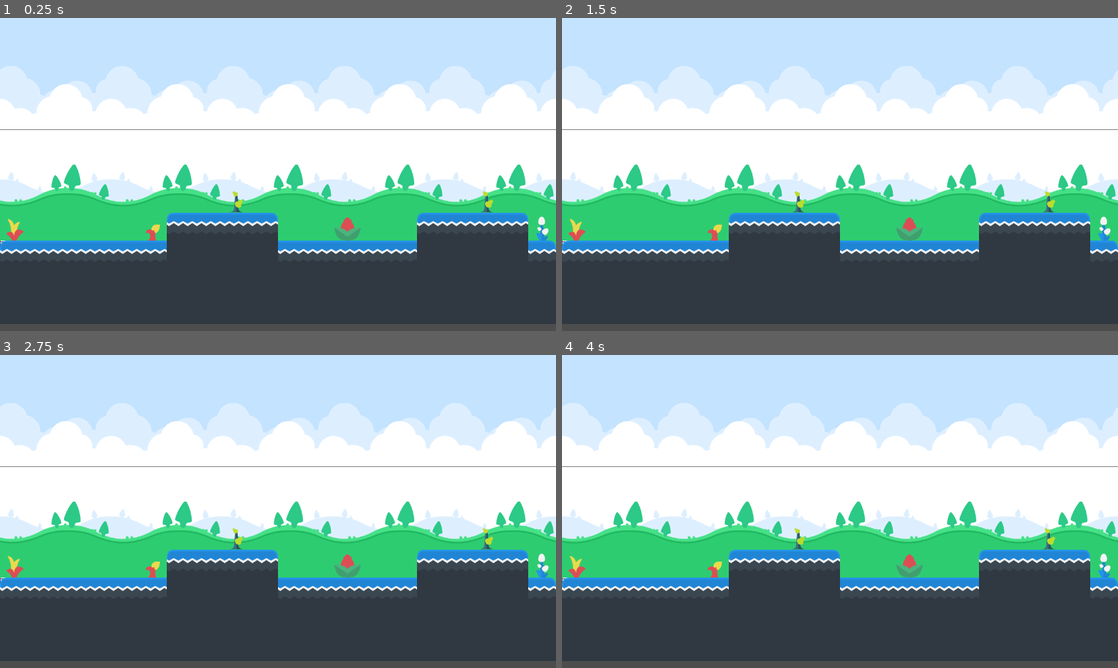
Above: before the commit, frames 1-4 (two rows, left to right).
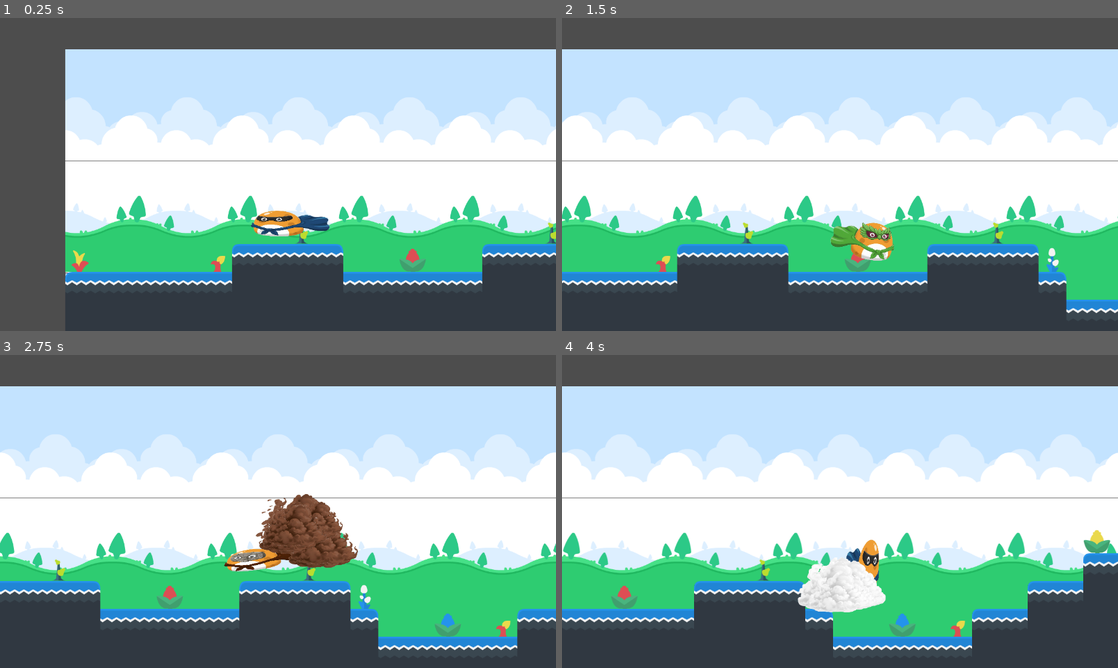
Above: after the commit, the same moments.

Repository: uging/ggj2026
Game: Godot game, scene res://levels/basic_level.tscn
Same seed, same stepped clock (60 frames per second), same inputs: the game is played once before the commit and once after it. The project has no main scene, so this scene is started directly.
Inputs:
- Up to frame 1 (0.25 s): no input
- Up to frame 2 (1.5 s): tap Enter at 0.5 s; hold D (move_right, bound only after the commit) from 0.53 s (still down); tap 1 at 0.6 s; tap Space at 0.77, 1.07 s; tap 2 at 0.8, 1.35 s
- Up to frame 3 (2.75 s): tap Space at 1.52, 1.82 s; tap 3 at 1.55, 2.1 s; release D (move_right, bound only after the commit) at 2.03 s; hold A (move_left, bound only after the commit) from 2.03 s (still down); tap 4 at 2.3 s
- Up to frame 4 (4 s): release A (move_left, bound only after the commit) at 2.78 s; hold D (move_right, bound only after the commit) from 2.78 s (still down); tap 4 at 2.85 s; tap Space at 3.02, 3.05, 3.32 s; hold Space from 3.53 s (still down); tap 1 at 3.8 s

The runs differ from the first frame. In frame 1, 60% of the frame differs, in the area x 0-100%, y 0-100%; in frame 2, 55%; in frame 3, 57%; in frame 4, 57%.

Commit message:
player initial

Diff:
--- a/levels/basic_level.tscn
+++ b/levels/basic_level.tscn
@@ -1,7 +1,8 @@
-[gd_scene load_steps=7 format=4 uid="uid://cywrg0bjuyd0q"]
+[gd_scene load_steps=8 format=4 uid="uid://cywrg0bjuyd0q"]
 
 [ext_resource type="Texture2D" uid="uid://fi37jk1jjf4u" path="res://resources/spritesheet-backgrounds-default.png" id="1_x83mk"]
 [ext_resource type="Texture2D" uid="uid://co4nqst4qm0h1" path="res://resources/tilesheet_complete.png" id="2_h6lqb"]
+[ext_resource type="PackedScene" uid="uid://p6cwmp2367e6" path="res://player.tscn" id="3_h6lqb"]
 
 [sub_resource type="TileSetAtlasSource" id="TileSetAtlasSource_jxqax"]
 texture = ExtResource("1_x83mk")
@@ -538,3 +539,6 @@
 [node name="MainGround" type="TileMapLayer" parent="."]
 tile_map_data = PackedByteArray("AAAAAAgAAAABAAYAAAABAAgAAAACAAYAAAACAAgAAAACAAYAAAADAAgAAAACAAYAAAAEAAgAAAACAAYAAAAFAA …(3072 unchanged characters)…
 tile_set = SubResource("TileSet_lc1pu")
+
+[node name="Player" parent="." instance=ExtResource("3_h6lqb")]
+position = Vector2(490, 379)
--- /dev/null
+++ b/maintest.tscn
@@ -0,0 +1,68 @@
+[gd_scene load_steps=4 format=3 uid="uid://3pgikbo28dhq"]
+
+[ext_resource type="PackedScene" uid="uid://p6cwmp2367e6" path="res://player.tscn" id="1_32u8w"]
+
+[sub_resource type="RectangleShape2D" id="RectangleShape2D_sweqy"]
+size = Vector2(7244, 43)
+
+[sub_resource type="RectangleShape2D" id="RectangleShape2D_2hs0m"]
+size = Vector2(147, 333)
+
+[node name="Main" type="Node2D"]
+
+[node name="Floor" type="StaticBody2D" parent="."]
+
+[node name="CollisionShape2D" type="CollisionShape2D" parent="Floor"]
+position = Vector2(321, 608)
+shape = SubResource("RectangleShape2D_sweqy")
+
+[node name="ColorRect" type="ColorRect" parent="Floor"]
+offset_left = -3375.0
+offset_top = 582.0
+offset_right = 3902.0
+offset_bottom = 636.0
+
+[node name="Player" parent="." instance=ExtResource("1_32u8w")]
+position = Vector2(482, 539)
+
+[node name="Wall1" type="StaticBody2D" parent="."]
+position = Vector2(5, -1)
+
+[node name="Wall1Collision" type="CollisionShape2D" parent="Wall1"]
+position = Vector2(-83.5, 415.5)
+shape = SubResource("RectangleShape2D_2hs0m")
+
+[node name="ColorRect" type="ColorRect" parent="Wall1"]
+offset_left = -161.0
+offset_top = 249.0
+offset_right = -6.0
+offset_bottom = 584.0
+color = Color(0.66071093, 0.4625696, 0.25376594, 1)
+
+[node name="Wall2" type="StaticBody2D" parent="."]
+position = Vector2(353, -149)
+
+[node name="Wall1Collision" type="CollisionShape2D" parent="Wall2"]
+position = Vector2(-83.5, 415.5)
+shape = SubResource("RectangleShape2D_2hs0m")
+
+[node name="ColorRect" type="ColorRect" parent="Wall2"]
+offset_left = -161.0
+offset_top = 249.0
+offset_right = -6.0
+offset_bottom = 584.0
+color = Color(0.66071093, 0.4625696, 0.25376594, 1)
+
+[node name="Wall3" type="StaticBody2D" parent="."]
+position = Vector2(0, -560)
+
+[node name="Wall1Collision" type="CollisionShape2D" parent="Wall3"]
+position = Vector2(-83.5, 415.5)
+shape = SubResource("RectangleShape2D_2hs0m")
+
+[node name="ColorRect" type="ColorRect" parent="Wall3"]
+offset_left = -161.0
+offset_top = 249.0
+offset_right = -6.0
+offset_bottom = 584.0
+color = Color(0.66071093, 0.4625696, 0.25376594, 1)
--- /dev/null
+++ b/player.gd
@@ -0,0 +1,193 @@
+extends CharacterBody2D
+
+# --- References ---
+@onready var visuals = $Visuals
+@onready var goma = $Visuals/Goma
+@onready var mask = $Visuals/Mask
+@onready var cape = $Visuals/Cape
+@onready var smoke = $Visuals/Smoke
+
+# --- Movement & Gummy Stats ---
+@export var speed := 460.0
+@export var jump_force_base := 400.0
+@export var max_jump_multiplier := 1.8
+@export var ground_friction_factor := 5.0
+@export var gravity := 1500.0
+
+var charge_time := 0.0
+var is_charging := false
+var is_facing_right := false
+var current_set_id : int = 1
+var has_mask := true
+
+# --- Gum Ability Stats ---
+var gum_charges := 3
+var max_gum_charges := 3
+var is_sticking := false
+var stick_timer := 0.0
+var charge_recovery_timer := 0.0
+
+@export var wall_stick_duration := 0.6  # How long he stays stuck (seconds)
+@export var charge_cooldown := 3.0      # Seconds to refill ONE charge
+
+# --- Equipment Sets ---
+var equipment_sets = {
+	1: { "mask": preload("res://assets/character/mask_default.png"), "cape": preload("res://assets/character/cape_default.png"), "mask_pos": Vector2(-6, -17), "mask_scale": Vector2(0.114, 0.122), "smoke_tex": preload("res://assets/character/smoke_default.png") },
+	2: { "mask": preload("res://assets/character/mask_feather.png"), "cape": preload("res://assets/character/cape_feather.png"), "mask_pos": Vector2(-2, -22), "mask_scale": Vector2(0.216, 0.208), "smoke_tex": preload("res://assets/character/smoke_feather.png") },
+	3: { "mask": preload("res://assets/character/mask_gum.png"), "cape": preload("res://assets/character/cape_gum.png"), "mask_pos": Vector2(-7, -13), "mask_scale": Vector2(0.134, 0.165), "smoke_tex": preload("res://assets/character/smoke_gum.png") },
+	4: { "mask": preload("res://assets/character/mask_rock.png"), "cape": preload("res://assets/character/cape_rock.png"), "mask_pos": Vector2(-7, -14), "mask_scale": Vector2(0.151, 0.132), "smoke_tex": preload("res://assets/character/smoke_rock.png") }
+}
+
+func _ready() -> void:
+	# Idle Bobbing Logic
+	var tween = create_tween().set_loops().set_ease(Tween.EASE_IN_OUT).set_trans(Tween.TRANS_SINE)
+	tween.tween_property(visuals, "position:y", -5.0, 0.8).as_relative()
+	tween.tween_property(visuals, "position:y", 5.0, 0.8).as_relative()
+
+func _physics_process(delta: float) -> void:
+	# --- 1. INPUT DETECTION ---
+	var input_vector := Vector2(
+		Input.get_action_strength("move_right") - Input.get_action_strength("move_left"),
+		Input.get_action_strength("move_down") - Input.get_action_strength("move_up")
+	)
+
+	# --- 2. GUM RESOURCE MANAGEMENT (Gum Mask ID 3) ---
+	if gum_charges < max_gum_charges:
+		charge_recovery_timer += delta
+		if charge_recovery_timer >= charge_cooldown:
+			gum_charges += 1
+			charge_recovery_timer = 0.0
+			# print("Gum Charge Refilled! Current: ", gum_charges)
+
+	# --- 3. WALL STICK LOGIC (Gum Mask ID 3 only) ---
+	# We check if Goma is touching a wall, in the air, and pushing toward the wall
+	if current_set_id == 3 and is_on_wall() and not is_on_floor():
+		# Only stick if moving toward the wall or holding a direction
+		if abs(input_vector.x) > 0.1:
+			if gum_charges > 0 and not is_sticking:
+				start_wall_stick()
+
+	# --- 4. GRAVITY & STATE HANDLING ---
+	if is_sticking:
+		velocity = Vector2.ZERO # Stop all movement while stuck
+		stick_timer -= delta
+
+		# Visual: Flatten Goma against the wall vertically
+		var flip_mult = -1.0 if is_facing_right else 1.0
+		visuals.scale.x = 0.7 * flip_mult
+		visuals.scale.y = 1.3
+
+		# Release if time runs out, he hits the floor, or jumps
+		if stick_timer <= 0 or is_on_floor():
+			stop_wall_stick()
+	else:
+		# Apply normal gravity if not sticking
+		if not is_on_floor():
+			velocity.y += gravity * delta
+
+	# --- 5. SNAPPY FLIP TRACKER ---
+	if input_vector.x > 0: is_facing_right = true
+	elif input_vector.x < 0: is_facing_right = false
+	var flip_dir = -1.0 if is_facing_right else 1.0
+
+	# --- 6. JUMP CHARGING (Floor or Wall) ---
+	# We allow charging if on floor OR currently sticking to a wall
+	if Input.is_key_pressed(KEY_SPACE) and (is_on_floor() or is_sticking):
+		is_charging = true
+		charge_time = min(charge_time + delta * 2.0, 1.0)
+
+		# If we start charging while on a wall, stop the "stick" but stay in place
+		if is_sticking:
+			is_sticking = false
+
+		# Visual Squish
+		visuals.scale.y = lerp(visuals.scale.y, 0.4, 10 * delta)
+		visuals.scale.x = 1.6 * flip_dir
+		velocity.x = lerp(velocity.x, 0.0, 10 * delta)
+
+	elif is_charging:
+		# --- 7. PERFORM LAUNCH ---
+		var jump_direction = Vector2(input_vector.x, -1.5).normalized()
+		var power_boost = 1.8 if current_set_id == 3 else 1.0
+		var max_speed_cap = 1300.0 if current_set_id == 3 else 800.0
+
+		var final_force = (jump_force_base * (1.0 + charge_time * max_jump_multiplier)) * power_boost
+		velocity = jump_direction * min(final_force, max_speed_cap)
+
+		apply_launch_stretch(flip_dir)
+		charge_time = 0.0
+		is_charging = false
+
+	# --- 8. NORMAL MOVEMENT ---
+	if not is_charging and not is_sticking:
+		var target_speed = input_vector.x * speed
+		# Use lower friction in the air
+		velocity.x = lerp(velocity.x, target_speed, (10 if is_on_floor() else 3) * delta)
+
+		visuals.rotation = lerp(visuals.rotation, velocity.x * 0.0004, 5 * delta)
+
+		# Gummy scale based on speed
+		var stretch_factor = abs(velocity.x) * 0.0002
+		visuals.scale.x = (1.0 + stretch_factor) * flip_dir
+		visuals.scale.y = lerp(visuals.scale.y, 1.0 - stretch_factor, 10 * delta)
+
+	# --- 9. EXECUTE MOVEMENT & LANDING ---
+	var was_in_air = not is_on_floor()
+	move_and_slide() #
+
+	if was_in_air and is_on_floor():
+		apply_landing_squash() #
+
+# --- Helper Functions ---
+
+func change_set(id: int):
+	if id == current_set_id: return
+	if has_mask and equipment_sets.has(id):
+		current_set_id = id
+		var new_data = equipment_sets[id] # Fixed Shadowing
+
+		smoke.texture = new_data["smoke_tex"]
+		smoke.emitting = true
+		smoke.restart() #
+
+		await get_tree().create_timer(0.1).timeout
+		mask.texture = new_data["mask"]
+		mask.position = new_data["mask_pos"]
+		mask.scale = new_data["mask_scale"]
+		cape.texture = new_data["cape"]
+
+func apply_launch_stretch(f_dir: float):
+	var tween = create_tween()
+	# Stretch tall and thin on takeoff
+	tween.tween_property(visuals, "scale", Vector2(0.6 * f_dir, 1.6), 0.1)
+	tween.tween_property(visuals, "scale", Vector2(1.0 * f_dir, 1.0), 0.5).set_trans(Tween.TRANS_ELASTIC)
+
+func apply_landing_squash():
+	var tween = create_tween()
+	var flip_mult = -1.0 if is_facing_right else 1.0
+
+	# 1. Squash down (wider and shorter)
+	tween.tween_property(visuals, "scale", Vector2(1.4 * flip_mult, 0.6), 0.1)
+
+	# 2. Bounce back to normal size with an elastic "boing"
+	tween.tween_property(visuals, "scale", Vector2(1.0 * flip_mult, 1.0), 0.5).set_trans(Tween.TRANS_ELASTIC)
+
+func _input(event: InputEvent) -> void:
+	if event is InputEventKey and event.pressed:
+		match event.keycode:
+			KEY_1: change_set(1)
+			KEY_2: change_set(2)
+			KEY_3: change_set(3)
+			KEY_4: change_set(4)
+
+func start_wall_stick():
+	is_sticking = true
+	stick_timer = wall_stick_duration
+	gum_charges -= 1
+	charge_recovery_timer = 0.0 # Reset recovery whenever a charge is used
+	print("Stuck! Charges left: ", gum_charges)
+
+func stop_wall_stick():
+	is_sticking = false
+	# Return to normal scale gummy-style
+	apply_landing_squash()
--- /dev/null
+++ b/player.tscn
@@ -0,0 +1,57 @@
+[gd_scene load_steps=8 format=3 uid="uid://p6cwmp2367e6"]
+
+[ext_resource type="Script" uid="uid://b6rdjrcc6bssu" path="res://player.gd" id="1_mehiu"]
+[ext_resource type="Texture2D" uid="uid://5n84e57l8sk4" path="res://assets/character/goma.png" id="2_mehiu"]
+[ext_resource type="Texture2D" uid="uid://7nwjf0eqcdu5" path="res://assets/character/cape_default.png" id="3_i1wwn"]
+[ext_resource type="Texture2D" uid="uid://c7410lk0nipo" path="res://assets/character/mask_default.png" id="4_51p13"]
+[ext_resource type="Texture2D" uid="uid://dpqh70kurppi0" path="res://assets/character/smoke_default.png" id="5_sweqy"]
+
+[sub_resource type="CircleShape2D" id="CircleShape2D_i1wwn"]
+radius = 45.01111
+
+[sub_resource type="ParticleProcessMaterial" id="ParticleProcessMaterial_2hs0m"]
+particle_flag_disable_z = true
+spread = 180.0
+initial_velocity_min = 80.0
+initial_velocity_max = 120.0
+gravity = Vector3(0, -10, 0)
+scale_min = 0.099999994
+scale_max = 0.19999999
+
+[node name="Player" type="CharacterBody2D"]
+script = ExtResource("1_mehiu")
+
+[node name="CollisionShape2D" type="CollisionShape2D" parent="."]
+visible = false
+position = Vector2(-1, 1)
+shape = SubResource("CircleShape2D_i1wwn")
+
+[node name="Visuals" type="Node2D" parent="."]
+
+[node name="Goma" type="Sprite2D" parent="Visuals"]
+position = Vector2(0.9999995, 1.1368684e-13)
+scale = Vector2(0.16635859, 0.17357141)
+texture = ExtResource("2_mehiu")
+
+[node name="Cape" type="Sprite2D" parent="Visuals"]
+position = Vector2(21.374989, 6.124999)
+scale = Vector2(0.17177723, 0.19474393)
+texture = ExtResource("3_i1wwn")
+
+[node name="Mask" type="Sprite2D" parent="Visuals"]
+position = Vector2(-6, -17)
+scale = Vector2(0.11363637, 0.12228259)
+texture = ExtResource("4_51p13")
+
+[node name="Smoke" type="GPUParticles2D" parent="Visuals"]
+emitting = false
+amount = 12
+texture = ExtResource("5_sweqy")
+lifetime = 0.6
+one_shot = true
+explosiveness = 1.0
+process_material = SubResource("ParticleProcessMaterial_2hs0m")
+
+[node name="Camera2D" type="Camera2D" parent="."]
+limit_bottom = 648
+position_smoothing_enabled = true
--- a/project.godot
+++ b/project.godot
@@ -18,3 +18,26 @@
 
 window/size/viewport_width=1280
 window/size/viewport_height=720
+
+[input]
+
+move_up={
+"deadzone": 0.2,
+"events": [Object(InputEventKey,"resource_local_to_scene":false,"resource_name":"","device":-1,"window_id":0,"alt_pressed":false,"shift_pressed":false,"ctrl_pressed":false,"meta_pressed":false,"pressed":false,"keycode":0,"physical_keycode":87,"key_label":0,"unicode":119,"location":0,"echo":false,"script":null)
+]
+}
+move_down={
+"deadzone": 0.2,
+"events": [Object(InputEventKey,"resource_local_to_scene":false,"resource_name":"","device":-1,"window_id":0,"alt_pressed":false,"shift_pressed":false,"ctrl_pressed":false,"meta_pressed":false,"pressed":false,"keycode":0,"physical_keycode":83,"key_label":0,"unicode":115,"location":0,"echo":false,"script":null)
+]
+}
+move_right={
+"deadzone": 0.2,
+"events": [Object(InputEventKey,"resource_local_to_scene":false,"resource_name":"","device":-1,"window_id":0,"alt_pressed":false,"shift_pressed":false,"ctrl_pressed":false,"meta_pressed":false,"pressed":false,"keycode":0,"physical_keycode":68,"key_label":0,"unicode":100,"location":0,"echo":false,"script":null)
+]
+}
+move_left={
+"deadzone": 0.2,
+"events": [Object(InputEventKey,"resource_local_to_scene":false,"resource_name":"","device":-1,"window_id":0,"alt_pressed":false,"shift_pressed":false,"ctrl_pressed":false,"meta_pressed":false,"pressed":false,"keycode":0,"physical_keycode":65,"key_label":0,"unicode":97,"location":0,"echo":false,"script":null)
+]
+}
Binary file added: assets/character/cape_default.png
Not shown, added: assets/character/cape_default.png.import
Binary file added: assets/character/cape_feather.png
Not shown, added: assets/character/cape_feather.png.import
Binary file added: assets/character/cape_gum.png
Not shown, added: assets/character/cape_gum.png.import
Binary file added: assets/character/cape_rock.png
Not shown, added: assets/character/cape_rock.png.import
Binary file added: assets/character/goma.png
Not shown, added: assets/character/goma.png.import
Binary file added: assets/character/mask_default.png
Not shown, added: assets/character/mask_default.png.import
(and 15 more such lines)
